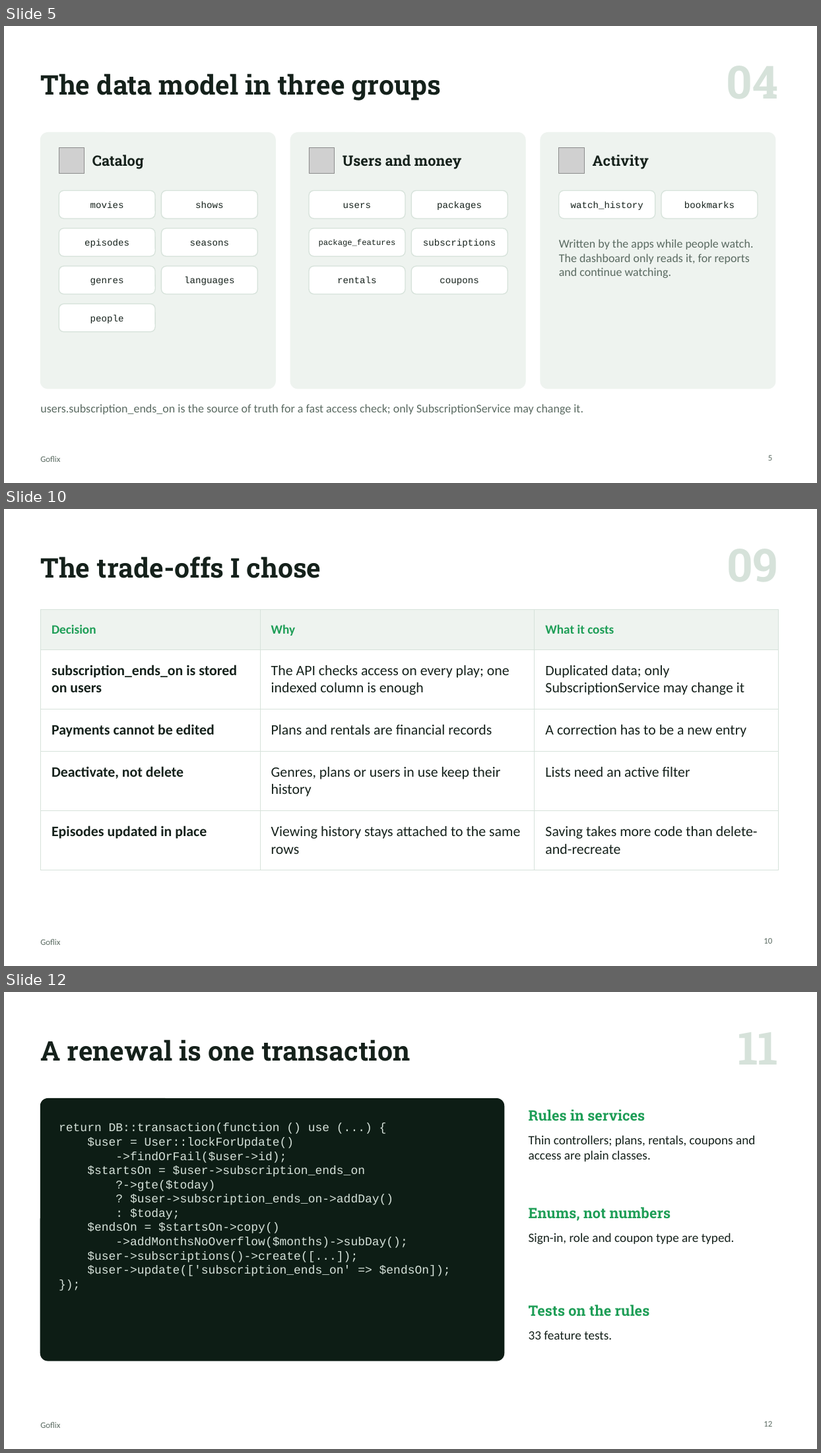
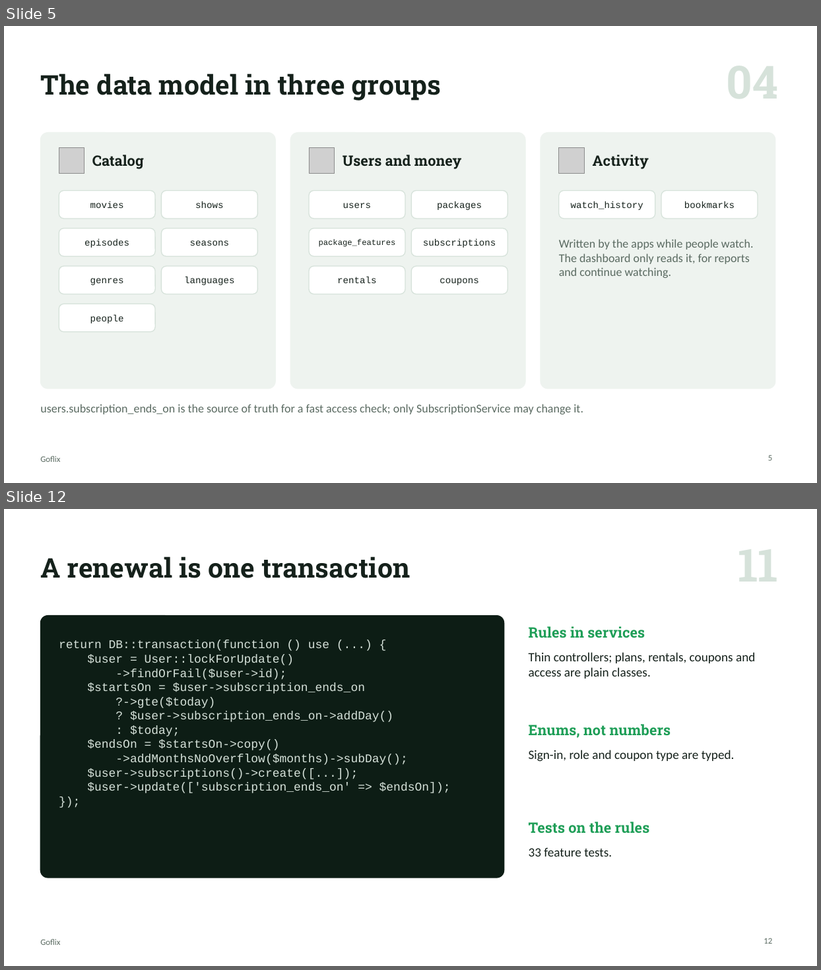
Before and after one commit to Enricosaputra/goflix-dashboard-demo, a slide deck: docs/Goflix-walkthrough.pptx. Shown one above the other, each under a label of ours: slides 5, 10 and 12 before the commit, slides 5 and 12 after it; the slides between them are not shown. The pictures are 821x1453 and 821x970 pixels, drawn with LibreOffice and Linux fonts; fonts in the diff are those of the drawing; grey boxes stand for pictures. Boxes give left, top, right and bottom in pixels: in the first picture for what was removed or moved away, otherwise in the second. Text is boxed around its words. In the diff, an @@ line names an element or a change of style, - is before the commit and + after.

Commit message:
Decks: ER diagram slide, stack slide gives the reason only, no trade-off slide

```diff
--- a/docs/Goflix-walkthrough.pptx
+++ b/docs/Goflix-walkthrough.pptx
@@ slide 10 removed at (4,509,817,966), background #FFFFFF; not listed: 1 template element that a slide beside it also shows @@
@@ title removed at (40,557,321,578) @@
-The trade-offs I chose
@@ table removed at (40,609,779,857), 5 rows, 3 columns @@
-Decision | Why | What it costs
-subscription_ends_on is stored on users | The API checks access on every play; one indexed column is enough | Duplicated data; only SubscriptionService may change it
-Payments cannot be edited | Plans and rentals are financial records | A correction has to be a new entry
-Deactivate, not delete | Genres, plans or users in use keep their history | Lists need an active filter
-Episodes updated in place | Viewing history stays attached to the same rows | Saving takes more code than delete-and-recreate
@@ page number removed at (764,939,772,944) @@
-10
```
Also in this commit, not shown: 5 slides changed, 1 slide added, 7 other files.
